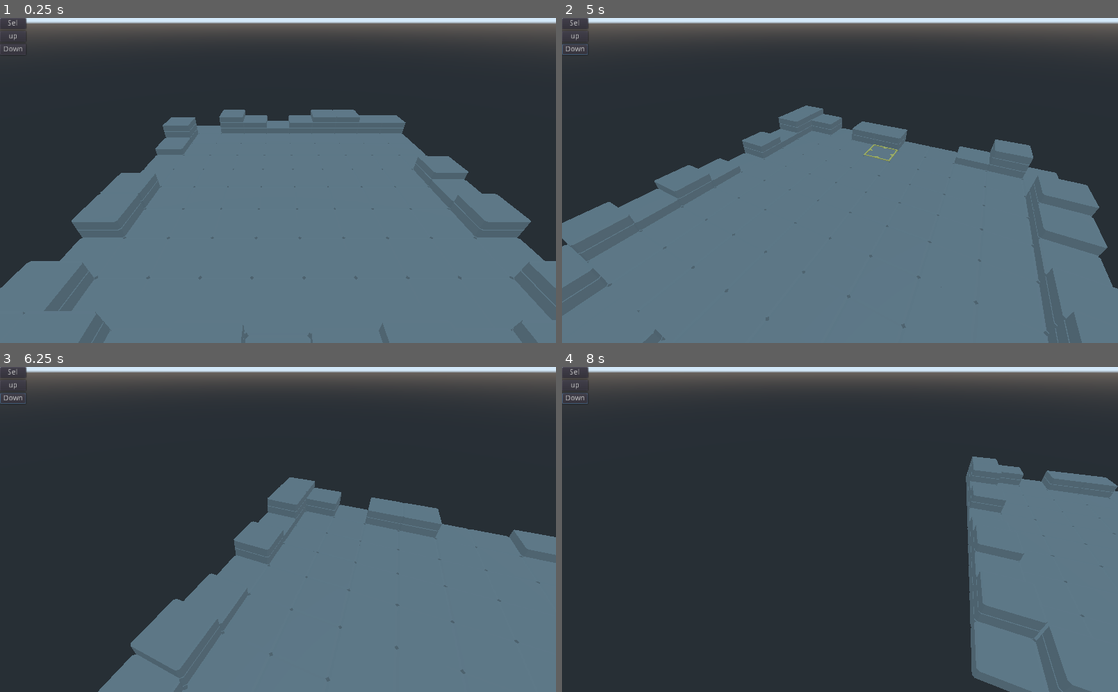
Above: before the commit, frames 1-4 (two rows, left to right).
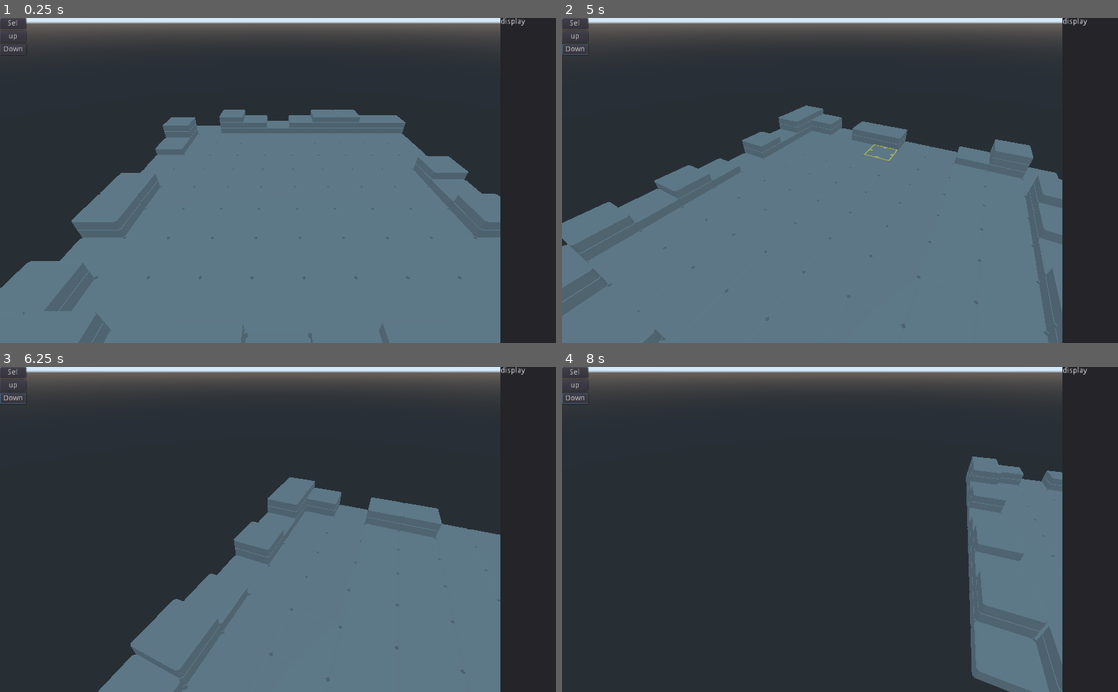
Above: after the commit, the same moments.

Repository: Ravath/RPG_Simu3D
Game: Godot game, scene res://Scenes/Simulation/Map.tscn
Same seed, same stepped clock (60 frames per second), same inputs: the game is played once before the commit and once after it.
Inputs (mouse positions are in pixels of both pictures, inside the frame that each line leads up to):
- Up to frame 1 (0.25 s): no input
- Up to frame 2 (5 s): click "Sel" at 0.5 s; click "up" at 1.25 s; click "Down" at 2 s; tap Enter at 2.75, 4.25 s; move the mouse to (962, 164) at 2.77 s; hold Right (ui_right) 2.78-3.5 s; hold Q 2.78-3.5 s; click (962, 164) at 2.92 s; tap Space at 3.5 s; drag from (728, 196) to (812, 245) at 3.52 s; move the mouse to (895, 109) at 4.27 s; hold Right (ui_right) from 4.28 s (still down); hold E from 4.28 s (still down)
- Up to frame 3 (6.25 s): release Right (ui_right) at 5 s; release E at 5 s; drag from (250, 594) to (111, 480) at 5.02 s; tap Space at 5.75 s; move the mouse to (444, 578) at 5.77 s; hold Left (ui_left) from 5.78 s (still down); hold Z from 5.78 s (still down)
- Up to frame 4 (8 s): release Left (ui_left) at 6.5 s; release Z at 6.5 s; drag from (673, 480) to (756, 448) at 6.52 s; tap Enter at 7.25 s; move the mouse to (867, 529) at 7.27 s; hold Down (ui_down) from 7.28 s (still down); hold Q from 7.28 s (still down); click (867, 529) at 7.42 s

The runs differ from the first frame. In frame 1, 4.2% of the frame differs, in the area x 90-100%, y 0-100%; in frame 2, 4.8%; in frame 3, 5.7%; in frame 4, 7.5%.

Commit message:
move Scripts to Scripts folder

Diff:
--- a/Scenes/Simulation/Map.tscn
+++ b/Scenes/Simulation/Map.tscn
@@ -103,13 +103,15 @@
 anchor_left = 1.0
 anchor_right = 1.0
 anchor_bottom = 1.0
+margin_left = -102.0
 __meta__ = {
 "_edit_use_anchors_": false
 }
 
 [node name="Label" type="Label" parent="Panel"]
-margin_right = 40.0
-margin_bottom = 14.0
+anchor_right = 1.0
+anchor_bottom = 1.0
+text = "display"
 [connection signal="input_event" from="TileBuilder_Square/Click_detection" to="TileBuilder_Square" method="_on_Area_input_event"]
 [connection signal="pressed" from="VBoxContainer/Button_select" to="." method="_on_Button_select_pressed"]
 [connection signal="pressed" from="VBoxContainer/Button_upTool" to="." method="_on_Button_upTool_pressed"]
--- a/MapData.gd
+++ b/Scripts/MapData.gd
@@ -5,29 +5,27 @@
 var X:int
 var Y:int
 var MAX_ALTITUDE:int # MAX_ALTITUDE
-var grid = []
+var grid = [] # int[][]
 
 var update = false
 var updated_tiles = []
 
 func _init(x,y,z):
 	randomize()
-	self.X = x
-	self.Y = y
+	init_grid(x,y)
 	self.MAX_ALTITUDE = z
-	init_grid()
 
-func init_grid():
+func init_grid(size_x:int, size_y:int):
+	self.X = size_x
+	self.Y = size_y
 	# init the 2D array, all altitudes at 0
 	self.grid = []
+	self.grid.resize(X)
 	for x in range(X):
-		grid.append([])
-		grid[x] = []
-		for y in range(Y):
-			grid[x].append([])
-			grid[x][y] = 0
+		self.grid[x] = []
+		self.grid[x].resize(Y)
 
-func set_height(x,y,new_alt):
+func set_height(x:int, y:int, new_alt:int):
 	# manage boundaries
 	if new_alt >= MAX_ALTITUDE:
 		new_alt = MAX_ALTITUDE-1
@@ -48,28 +46,28 @@
 			var alt = builder_function.call_func(x,y)
 			grid[x][y] = alt
 
-func builder_ruins(x,y):
+func builder_ruins(x:int, y:int):
 	if x == 0 or x == X-1 or y == 0 or y == Y-1:
 		return randi() % MAX_ALTITUDE
 	return 0
 
-func builder_room(x,y):
+func builder_room(x:int, y:int):
 	if x == 0 or x == X-1 or y == 0 or y == Y-1:
 		return MAX_ALTITUDE
 	return 0
 
-func builder_flatrand(_x,_y):
+func builder_flatrand(x:int, y:int):
 	return randi() % MAX_ALTITUDE
 
-func builder_dicerand(_x,_y):
+func builder_dicerand(x:int, y:int):
 	var alt = (randi() % MAX_ALTITUDE) + (randi() % MAX_ALTITUDE) + (randi() % MAX_ALTITUDE)
 	return alt / 3
 
-func builder_exporand(_x,_y):
+func builder_exporand(_x:int, _y:int):
 	var alt = randi() % MAX_ALTITUDE
 	return alt * alt / MAX_ALTITUDE
 #	var alt = randi() % int(round(sqrt(MAX_ALTITUDE)))
 #	return int(alt * alt)
 
-func builder_gradiant(x,y):
+func builder_gradiant(x:int, y:int):
 	return int(float(x+y) / 2 / max(X,Y) * MAX_ALTITUDE)
--- a/project.godot
+++ b/project.godot
@@ -12,12 +12,12 @@
 "base": "GDScript",
 "class": "MapAction",
 "language": "GDScript",
-"path": "res://MapAction.gd"
+"path": "res://Scripts/MapAction.gd"
 }, {
 "base": "GDScript",
 "class": "MapData",
 "language": "GDScript",
-"path": "res://MapData.gd"
+"path": "res://Scripts/MapData.gd"
 } ]
 _global_script_class_icons={
 "MapAction": "",
Renamed: MapAction.gd -> Scripts/MapAction.gd
